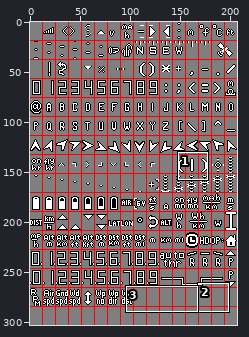
File history of a sprite sheet, libraries/AP_OSD/fonts/digital.png. Above: a wide view before the commit, with the close-up outlined.
Close-up. Old version:
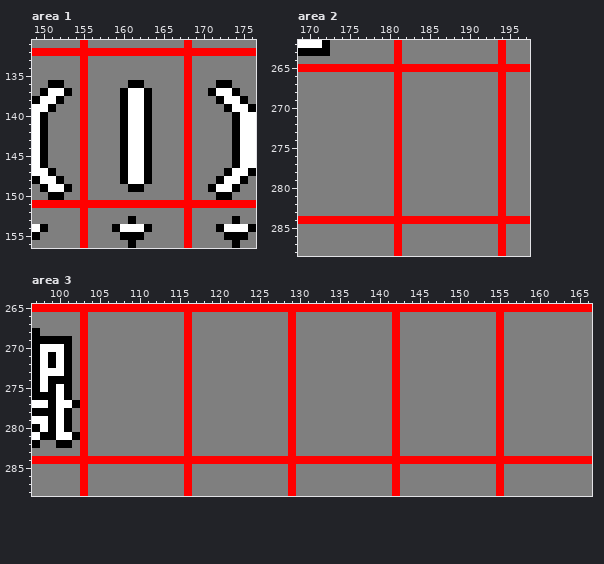
The file is 207x303 pixels. Shown: area 1: x 149..176, y 131..156; area 2: x 169..197, y 262..288; area 3: x 97..166, y 265..288. The commit also changed other parts of the picture, which this record leaves out.
The same view after the edit:
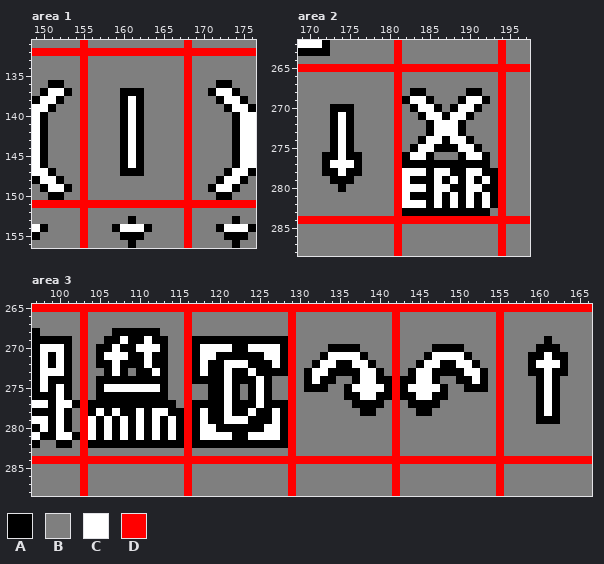
Palette (. is transparent): A #000000  B #7f7f7f  C #ffffff  D #ff0000
Changes in this commit:
--- area 1
@@ x 158..165 @@
 135 BBBBBBBB
-136 BBBAABBB
-137 BBACCABB
-138 BBACCABB
-139 BBACCABB
-140 BBACCABB
-141 BBACCABB
-142 BBACCABB
-143 BBACCABB
-144 BBACCABB
-145 BBACCABB
-146 BBACCABB
-147 BBACCABB
-148 BBACCABB
-149 BBBAABBB
+136 BBBBBBBB
+137 BBAAABBB
+138 BBACABBB
+139 BBACABBB
+140 BBACABBB
+141 BBACABBB
+142 BBACABBB
+143 BBACABBB
+144 BBACABBB
+145 BBACABBB
+146 BBACABBB
+147 BBAAABBB
+148 BBBBBBBB
+149 BBBBBBBB
 150 BBBBBBBB
--- area 2
@@ x 169..197 @@
 267 BBBBBBBBBBBBDBBBBBBBBBBBBDBBB
-268 BBBBBBBBBBBBDBBBBBBBBBBBBDBBB
-269 BBBBBBBBBBBBDBBBBBBBBBBBBDBBB
-270 BBBBBBBBBBBBDBBBBBBBBBBBBDBBB
-271 BBBBBBBBBBBBDBBBBBBBBBBBBDBBB
-272 BBBBBBBBBBBBDBBBBBBBBBBBBDBBB
-273 BBBBBBBBBBBBDBBBBBBBBBBBBDBBB
-274 BBBBBBBBBBBBDBBBBBBBBBBBBDBBB
-275 BBBBBBBBBBBBDBBBBBBBBBBBBDBBB
-276 BBBBBBBBBBBBDBBBBBBBBBBBBDBBB
-277 BBBBBBBBBBBBDBBBBBBBBBBBBDBBB
-278 BBBBBBBBBBBBDBBBBBBBBBBBBDBBB
-279 BBBBBBBBBBBBDBBBBBBBBBBBBDBBB
-280 BBBBBBBBBBBBDBBBBBBBBBBBBDBBB
-281 BBBBBBBBBBBBDBBBBBBBBBBBBDBBB
-282 BBBBBBBBBBBBDBBBBBBBBBBBBDBBB
-283 BBBBBBBBBBBBDBBBBBBBBBBBBDBBB
+268 BBBBBBBBBBBBDBAABBBBBAABBDBBB
+269 BBBBBBBBBBBBDACCABBBACCABDBBB
+270 BBBBAAABBBBBDBACCABACCABBDBBB
+271 BBBBACABBBBBDBBACCACCABBBDBBB
+272 BBBBACABBBBBDBBBACCCABBBBDBBB
+273 BBBBACABBBBBDBBBACCCABBBBDBBB
+274 BBBBACABBBBBDBBACCACCABBBDBBB
+275 BBBBACABBBBBDBACCAAACCABBDBBB
+276 BBBAACAABBBBDACCABBBACCABDBBB
+277 BBBACCCABBBBDAAAAAAAAAAABDBBB
+278 BBBAACAABBBBDCCCACCAACCAADBBB
+279 BBBBAAABBBBBDCAAACACACACADBBB
+280 BBBBBABBBBBBDCCCACCAACCAADBBB
+281 BBBBBBBBBBBBDCAAACACACACADBBB
+282 BBBBBBBBBBBBDCCCACACACACADBBB
+283 BBBBBBBBBBBBDAAAAAAAAAAABDBBB
 284 DDDDDDDDDDDDDDDDDDDDDDDDDDDDD
--- area 3
@@ x 97..166 @@
 267 BBBBBBDBBBBBBBBBBBBDBBBBBBBBBBBBDBBBBBBBBBBBBDBBBBBBBBBBBBDBBBBBBBBBBB
-268 ABBBBBDBBBBBBBBBBBBDBBBBBBBBBBBBDBBBBBBBBBBBBDBBBBBBBBBBBBDBBBBBBBBBBB
-269 AAAAABDBBBBBBBBBBBBDBBBBBBBBBBBBDBBBBBBBBBBBBDBBBBBBBBBBBBDBBBBBBBBBBB
-270 ACCCABDBBBBBBBBBBBBDBBBBBBBBBBBBDBBBBBBBBBBBBDBBBBBBBBBBBBDBBBBBBBBBBB
-271 ACACABDBBBBBBBBBBBBDBBBBBBBBBBBBDBBBBBBBBBBBBDBBBBBBBBBBBBDBBBBBBBBBBB
-272 ACACABDBBBBBBBBBBBBDBBBBBBBBBBBBDBBBBBBBBBBBBDBBBBBBBBBBBBDBBBBBBBBBBB
-273 ACCCABDBBBBBBBBBBBBDBBBBBBBBBBBBDBBBBBBBBBBBBDBBBBBBBBBBBBDBBBBBBBBBBB
-274 ACAAABDBBBBBBBBBBBBDBBBBBBBBBBBBDBBBBBBBBBBBBDBBBBBBBBBBBBDBBBBBBBBBBB
-275 ACACABDBBBBBBBBBBBBDBBBBBBBBBBBBDBBBBBBBBBBBBDBBBBBBBBBBBBDBBBBBBBBBBB
-276 AAACABDBBBBBBBBBBBBDBBBBBBBBBBBBDBBBBBBBBBBBBDBBBBBBBBBBBBDBBBBBBBBBBB
-277 CCACCADBBBBBBBBBBBBDBBBBBBBBBBBBDBBBBBBBBBBBBDBBBBBBBBBBBBDBBBBBBBBBBB
-278 AAACABDBBBBBBBBBBBBDBBBBBBBBBBBBDBBBBBBBBBBBBDBBBBBBBBBBBBDBBBBBBBBBBB
-279 CCACABDBBBBBBBBBBBBDBBBBBBBBBBBBDBBBBBBBBBBBBDBBBBBBBBBBBBDBBBBBBBBBBB
-280 ACACABDBBBBBBBBBBBBDBBBBBBBBBBBBDBBBBBBBBBBBBDBBBBBBBBBBBBDBBBBBBBBBBB
-281 CAACCADBBBBBBBBBBBBDBBBBBBBBBBBBDBBBBBBBBBBBBDBBBBBBBBBBBBDBBBBBBBBBBB
-282 ABBAABDBBBBBBBBBBBBDBBBBBBBBBBBBDBBBBBBBBBBBBDBBBBBBBBBBBBDBBBBBBBBBBB
+268 ABBBBBDBBBAAAAAABBBDBBBBBBBBBBBBDBBBBBBBBBBBBDBBBBBBBBBBBBDBBBBBBBBBBB
+269 AAAAABDBBAACAACAABBDAAAAAAAAAAAADBBBBBBBBBBBBDBBBBBBBBBBBBDBBBBBABBBBB
+270 ACCCABDBAACAACCCABBDACCCCAACCCCADBBBBAAAABBBBDBBBBAAAABBBBDBBBBAAABBBB
+271 ACACABDBACCCAACAABBDACCAAAAAACCADBBBACCCCABBBDBBBACCCCABBBDBBBAACAABBB
+272 ACACABDBAACAAACAABBDACAACCCAAACADBBACCAACCABBDBBACCAACCABBDBBBACCCABBB
+273 ACCCABDBBACABAACABBDACAACAACAAAADBACCAAAACCABDBACCAAAACCABDBBBAACAABBB
+274 ACAAABDBAAAAAAAAABBDAAAACAAACABBDBACAABBACCAADAACCABBAACABDBBBBACABBBB
+275 ACACABDBACCCCCCCABBDBBAACABACABBDBAAABBACCCCADACCCCABBAAABDBBBBACABBBB
+276 AAACABDBAAAAAAAAABBDBBAACABACABBDBBBBBBAACCAADAACCAABBBBBBDBBBBACABBBB
+277 CCACCADAAAAAAAAAAABDAAAACAAACAAADBBBBBBBAAAABDBAAAABBBBBBBDBBBBACABBBB
+278 AAACABDACACAACACCAADACAACAACAACADBBBBBBBBAABBDBBAABBBBBBBBDBBBBACABBBB
+279 CCACABDCACACACACACADACAACCCAAACADBBBBBBBBBBBBDBBBBBBBBBBBBDBBBBAAABBBB
+280 ACACABDCACACACACACADACCAAAAAACCADBBBBBBBBBBBBDBBBBBBBBBBBBDBBBBBBBBBBB
+281 CAACCADCACACACACACADACCCCAACCCCADBBBBBBBBBBBBDBBBBBBBBBBBBDBBBBBBBBBBB
+282 ABBAABDAAAAAAAAAAAADAAAAAAAAAAAADBBBBBBBBBBBBDBBBBBBBBBBBBDBBBBBBBBBBB
 283 BBBBBBDBBBBBBBBBBBBDBBBBBBBBBBBBDBBBBBBBBBBBBDBBBBBBBBBBBBDBBBBBBBBBBB
